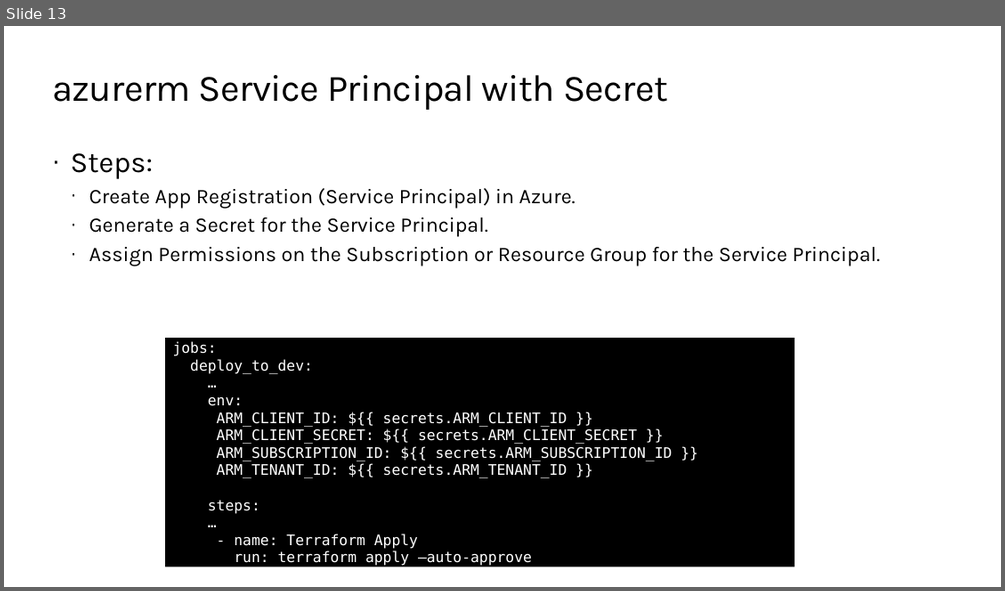
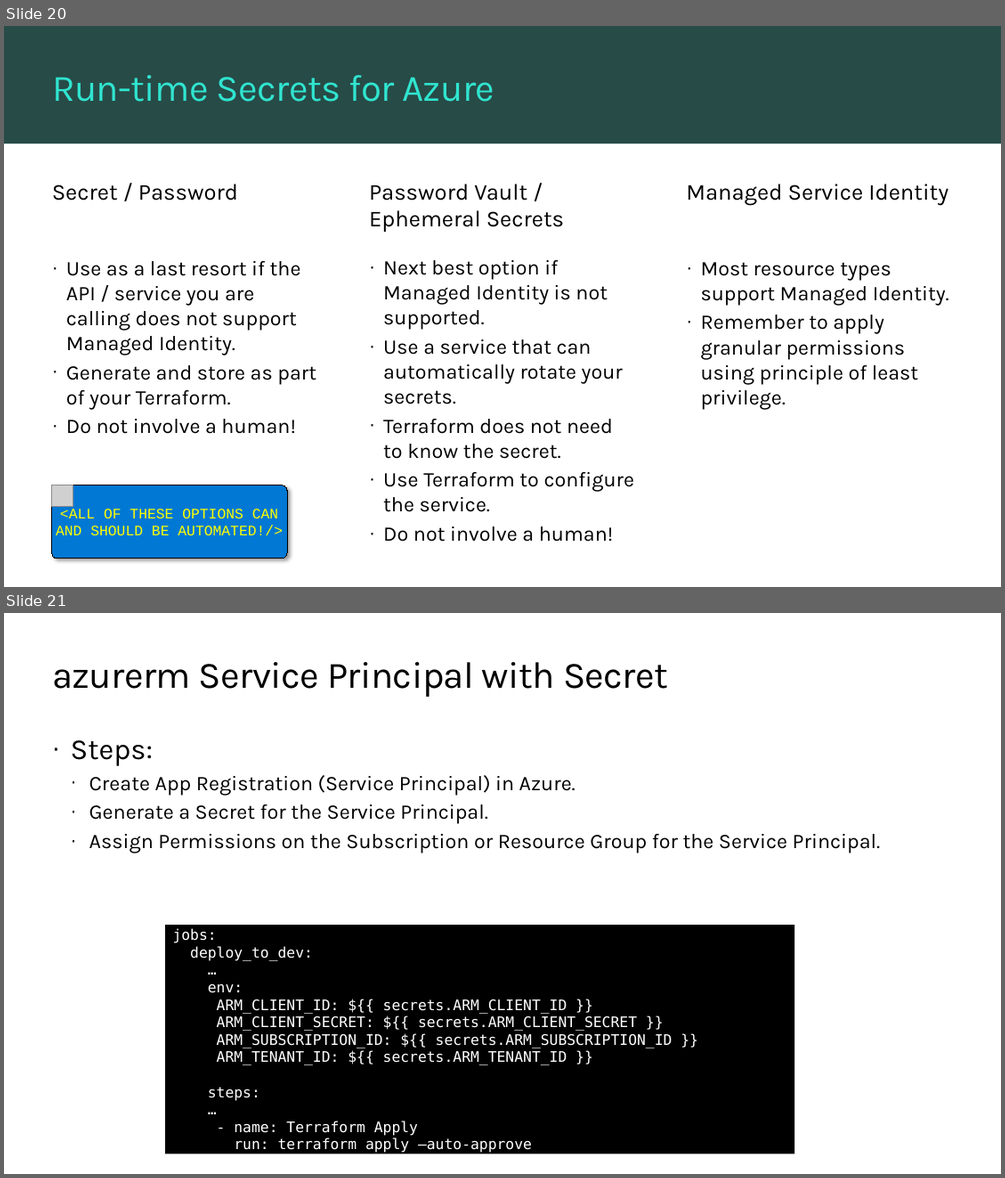
Before and after one commit to TIS-Cloud-Team/TF_Community_workshop, a slide deck: PPTs/06_continuous_delivery.pptx. Shown one above the other, each under a label of ours: slide 13 before the commit, slides 20 and 21 after it. The pictures are 1005x591 and 1005x1178 pixels, drawn with LibreOffice and Linux fonts; fonts in the diff are those of the drawing; grey boxes stand for pictures; background and template pictures are left out. Boxes give left, top, right and bottom in pixels: in the first picture for what was removed or moved away, otherwise in the second. Text is boxed around its words. In the diff, an @@ line names an element or a change of style, - is before the commit and + after.

```diff
--- a/PPTs/06_continuous_delivery.pptx
+++ b/PPTs/06_continuous_delivery.pptx
@@ slide 20 added at (x1=4, y1=26, x2=1001, y2=587), background #FFFFFF @@
@@ rectangle added at (x1=4, y1=26, x2=1001, y2=143), fill #274B47 @@
@@ title added at (x1=52, y1=75, x2=494, y2=102), 36 pt, text #30E5D0 @@
+Run-time Secrets for Azure
@@ text added at (x1=52, y1=184, x2=238, y2=200), 22 pt, text #000000 @@
+Secret / Password
@@ text added at (x1=369, y1=184, x2=564, y2=232), 22 pt, text #000000 @@
+Password Vault / Ephemeral Secrets
@@ text added at (x1=686, y1=184, x2=948, y2=205), 22 pt, text #000000 @@
+Managed Service Identity
@@ text added at (x1=66, y1=261, x2=316, y2=434), 20 pt, text #000000 @@
+· Use as a last resort if the API / service you are calling does not support Managed Identity.
+· Generate and store as part of your Terraform.
+· Do not involve a human!
@@ text added at (x1=383, y1=260, x2=635, y2=541), 20 pt, text #000000 @@
+· Next best option if Managed Identity is not supported.
+· Use a service that can automatically rotate your secrets.
+· Terraform does not need to know the secret.
+· Use Terraform to configure the service.
+· Do not involve a human!
@@ text added at (x1=701, y1=262, x2=949, y2=384), 20 pt, text #000000 @@
+· Most resource types support Managed Identity.
+· Remember to apply granular permissions using principle of least privilege.
@@ rounded rectangle added at (x1=52, y1=485, x2=287, y2=558), fill #0078D4, outline #000000 0.75 pt, 14 pt, text #FFFF00 @@
+<ALL OF THESE OPTIONS CAN AND SHOULD BE AUTOMATED!/>
@@ picture added at (x1=52, y1=485, x2=73, y2=506) @@
@@ what was slide 13 is now slide 21 @@
```
Also in this commit, not shown: 8 other slides added, 1 slide removed, 7 other files.
